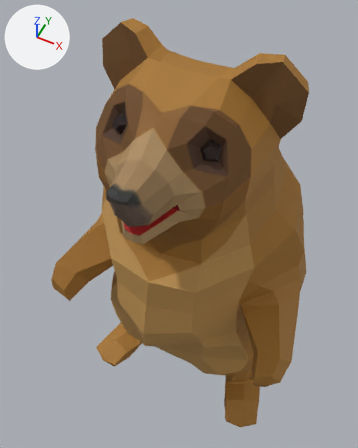
What one commit did to the FBX model Assets/Models/Bear/BearCub@SINK_01.FBX.
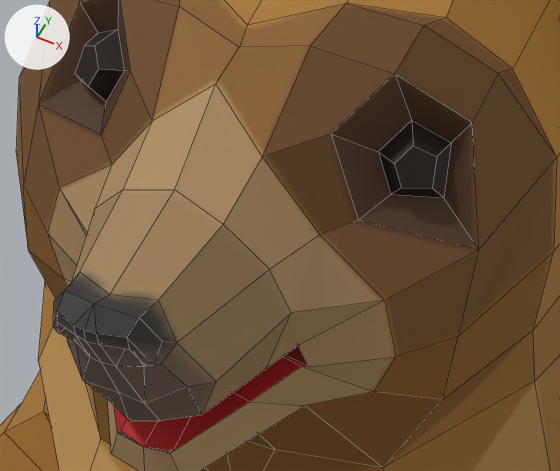
Each version appears first whole from a camera (50 mm lens) standing at (0.705, -1.538, 3.345) and looking at (-0.112, 0.096, 1.302), and next in a close-up on the part from 25% to 71% of the width and 23% to 54% of the height. Arrows for +X, +Y and +Z are at upper left; the lights stay in place. The close-ups show mesh edges as thin lines. Where no turn or scale is listed for an object, it has been applied to the vertices.

Names of what the first close-up shows: 'BearCub'.
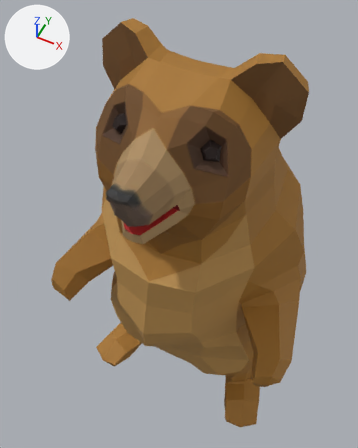
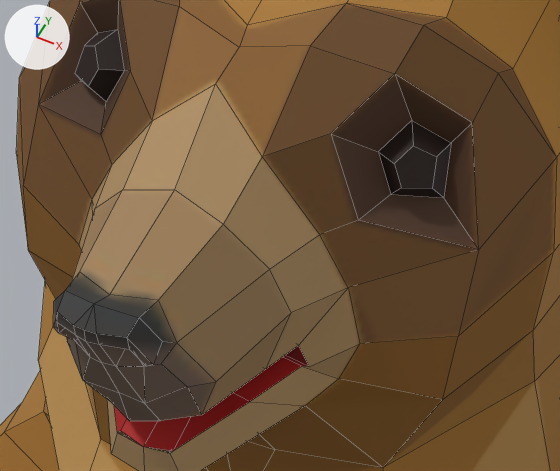
Where the change shows, as pixel boxes (x1, y1, x2, y2) in the close-ups (560 x 471 px; the box of a moved part takes in the faces that stretch with it):
part 1 of me_mesh, moved or reshaped: (23, 104, 112, 299) in both
part 2 of me_mesh, moved or reshaped: (250, 220, 478, 467) in both

The change in detail:
me_mesh has 562 vertices, 578 faces and spans x -0.7..0.7, y -0.6..0.63, z -0.05..2.43.
me_mesh is used by ob_bearcub; location (0.0, 0.0, 0.0).
Before the commit, vertices of me_mesh: 162 (-0.2, -0.34, 2.07) at pixel (59, 187), 179 (-0.22, -0.35, 2.01) at pixel (47, 232), 180 (-0.2, -0.36, 1.95) at pixel (63, 278).
Before the commit, vertices of me_mesh: 481 (0.2, -0.34, 2.07) at pixel (384, 300), 498 (0.22, -0.35, 2.01) at pixel (395, 356), 499 (0.2, -0.36, 1.95) at pixel (373, 391).
Part 1, on me_mesh:
Vertices 162, 179, 180 of me_mesh move by (0.04, 0.0, 0.0).
Part 2, on me_mesh:
Vertices 481, 498, 499 of me_mesh move by (-0.04, 0.0, 0.0).
